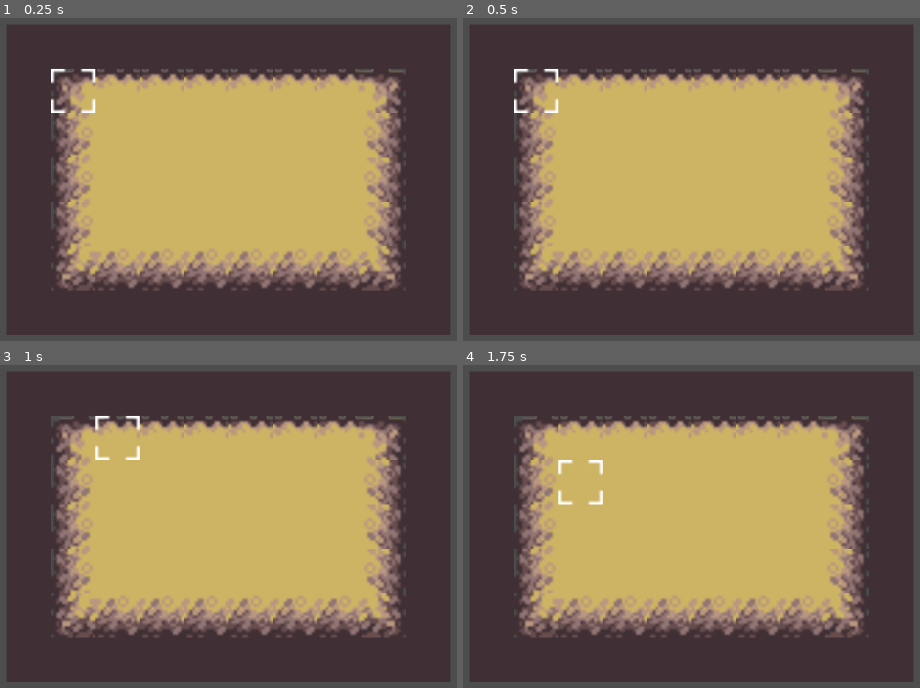
Above: before the commit, frames 1-4 (two rows, left to right).
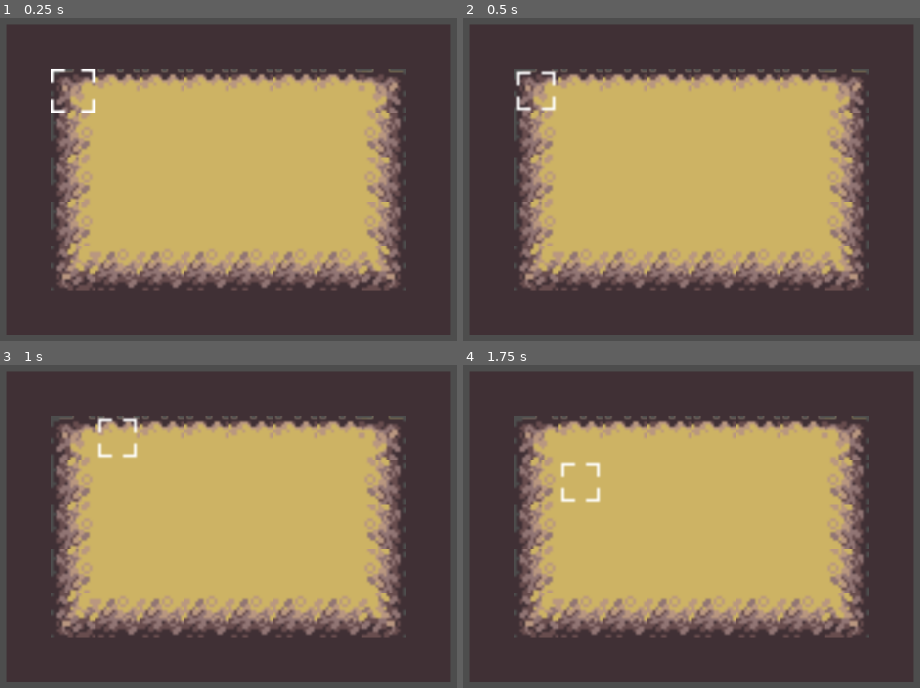
Above: after the commit, the same moments.

Repository: JonasBachmeier-UNI/GameEngineering
Game: Godot game, scene res://test.tscn
Same seed, same stepped clock (60 frames per second), same inputs: the game is played once before the commit and once after it.
Inputs:
- Up to frame 1 (0.25 s): no input
- Up to frame 2 (0.5 s): no input
- Up to frame 3 (1 s): hold Right (ui_right) from 0.53 s (still down); tap Space (ui_select) at 0.77 s
- Up to frame 4 (1.75 s): tap Enter at 1.25 s; release Right (ui_right) at 1.28 s; hold Down (ui_down) from 1.28 s (still down); tap Space (ui_select) at 1.52 s

Frame 1 is identical in both runs. In frame 2, 0.4% of the frame differs, in the area x 11-22%, y 15-30%; in frame 3, 0.4%; in frame 4, 0.5%, in the area x 20-31%, y 29-44%.

Commit message:
Animation Cursor aktiviert

Diff:
--- a/nohonoramongthieves/test.tscn
+++ b/nohonoramongthieves/test.tscn
@@ -120,7 +120,8 @@
 
 [node name="Cursor" type="AnimatedSprite2D" parent="GameBoard"]
 sprite_frames = SubResource("SpriteFrames_kfbps")
-frame_progress = 0.931815
+autoplay = "default"
+frame_progress = 0.149173
 script = ExtResource("6_qbh61")
 
 [connection signal="matrix_ready" from="GameBoard" to="GameBoard/Units/Unit" method="_on_game_board_matrix_ready"]
